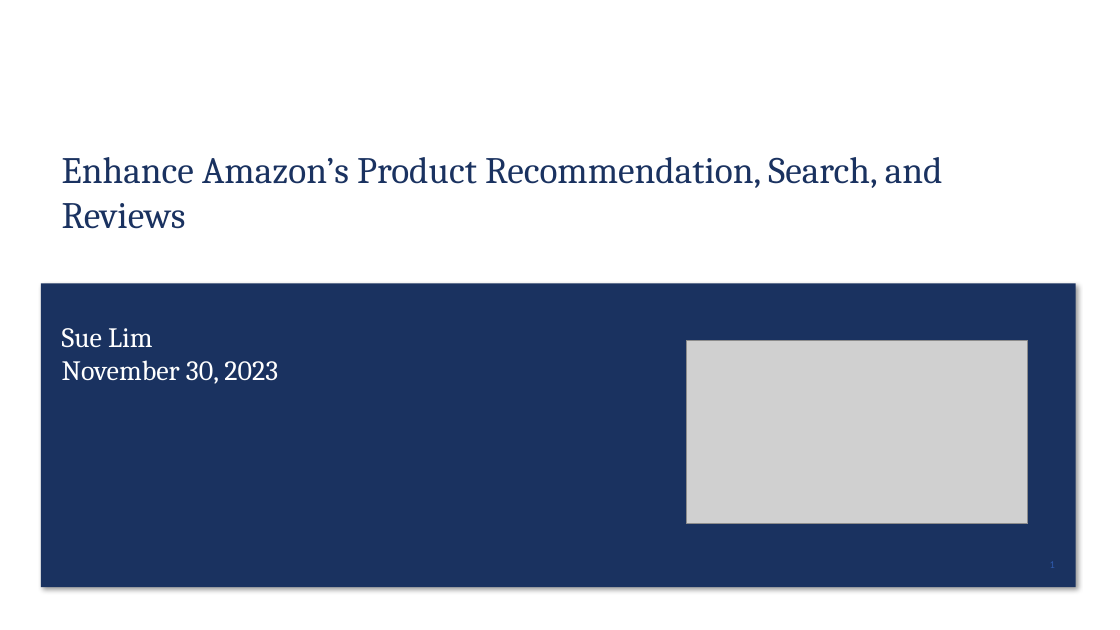
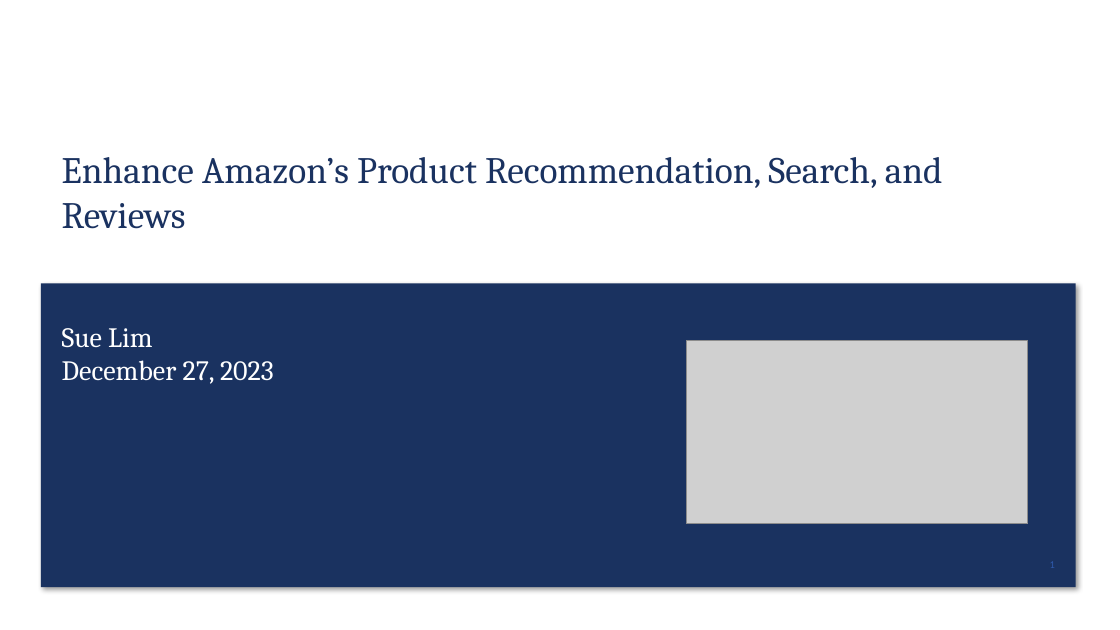
Before and after one commit to suesuyeonlim/final_project, a slide deck: slide 1 of Presentation.pptx. Drawn at 1120x630 pixels with LibreOffice and Linux fonts; fonts in the diff are those of the drawing; grey boxes stand for pictures. Boxes give left, top, right and bottom in pixels: in the first picture for what was removed or moved away, otherwise in the second. Text is boxed around its words. In the diff, an @@ line names an element or a change of style, - is before the commit and + after.

```diff
--- a/Presentation.pptx
+++ b/Presentation.pptx
@@ text at (62,360,274,384): text changed @@
-November 30, 2023
+December 27, 2023
```
Also in this commit, not shown: 9 other slides changed, 1 other file.
